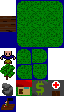
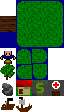
Two versions of the same layered image (64x112). Layer-by-layer changes:
added layer "Layer #2" above "Layer #1" over [16, 97, 32, 112]
painted on "Layer #1" over [0, 96, 16, 112]
